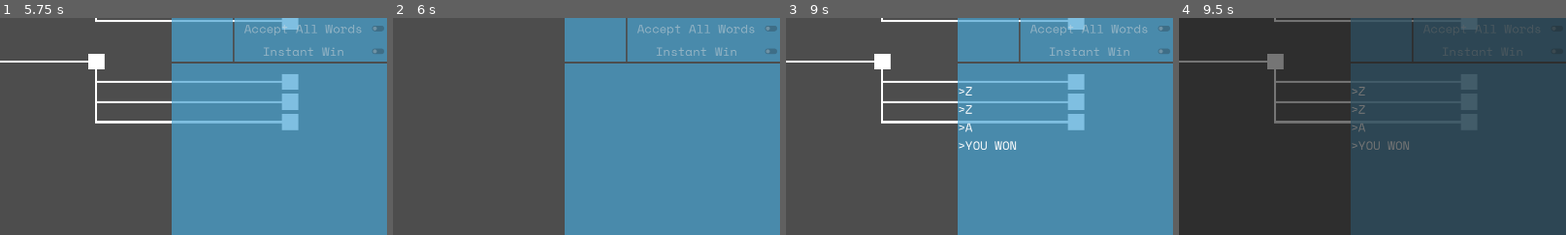
Above: before the commit, frames 1-4 (left to right).
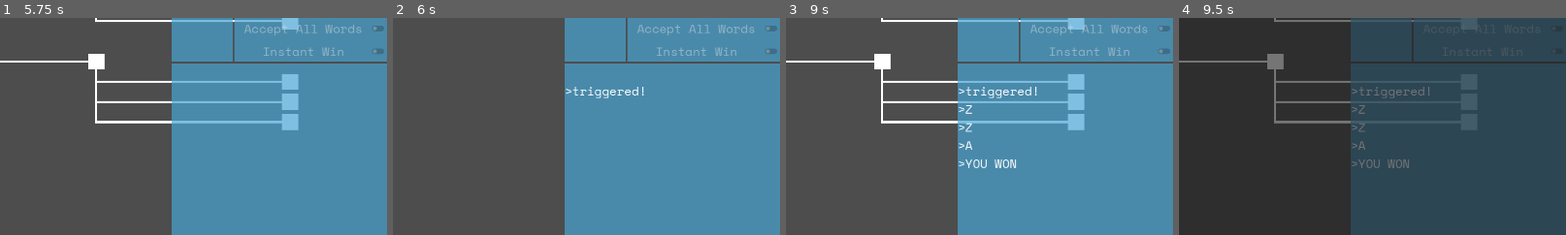
Above: after the commit, the same moments.

Repository: LucasMc17/CRYPTr
Game: Godot game, scene res://root.tscn
Two runs of this game, one before a commit and one after it. Both use one fixed random seed, a clock stepped at 60 frames per second and the inputs below.
Inputs (mouse positions are % of the whole screen's width and height, from its top left):
- Up to frame 1 (5.75 s): click (86, 98) at 0.52 s; type "12" at 0.6 s; click "NEW RUN" at 1.25 s; click "Accept All Letters" at 2 s; click "Accept All Letters" at 2.75 s; click "Accept All Words" at 3.5 s; click "Accept All Words" at 4.25 s; click "God Mode" at 5 s
- Up to frame 2 (6 s): tap Enter (enter) at 5.75, 5.85 s; move the mouse to (12, 2) at 5.77 s; hold Up (up) from 5.78 s (still down); click (12, 2) at 5.92 s
- Up to frame 3 (9 s): tap Space at 6.5, 8 s; move the mouse to (25, 75) at 6.52 s; release Up (up) at 6.53 s; hold Backspace (backspace) 6.53-7.28 s; tap Z at 6.6, 8.1 s; click (25, 75) at 6.67 s; tap Enter (enter) at 7.25, 7.35, 8.75, 8.85 s; move the mouse to (29, 75) at 7.27 s; hold Up (up) 7.28-8.78 s; click (29, 75) at 7.42 s; move the mouse to (32, 75) at 8.02 s; click (32, 75) at 8.17 s; move the mouse to (35, 75) at 8.77 s; hold A from 8.78 s (still down); click (35, 75) at 8.92 s
- Up to frame 4 (9.5 s): keep holding A; tap Escape (escape) at 9.4 s
The pictures show only the part of the screen within x 50-100%, y 43-93%; the shares and areas given below are measured in that part.

Frame 1 is identical in both runs. In frame 2, 0.3% of the frame differs, in the area x 44-65%, y 31-38%; in frame 3, 0.9%, in the area x 44-65%, y 31-70%; in frame 4, 0.7%.

Commit message:
event system ovehaul

Diff:
--- a/globals/events.gd
+++ b/globals/events.gd
@@ -1,49 +1,117 @@
 extends Node
 
 @warning_ignore_start("unused_signal")
+
+@abstract class ParamsObject:
+	var time : String
+
+	func _init():
+		time = Time.get_time_string_from_system()
 
 # RUN LIFECYCLE
 
 ## Emitted when the player clicks the new run button
 signal new_run_started()
+func emit_new_run_started():
+	new_run_started.emit()
+
 
 ## Emitted when the player clicks into a new match from the map screen.
-## Pass with an object matching this signature: { "encounter": EncounterRes }
-signal match_started(params : Dictionary[StringName, EncounterRes])
+signal match_started(params : MatchStartedParams)
+class MatchStartedParams extends ParamsObject:
+	var encounter : EncounterRes
+
+	func _init(param_encounter : EncounterRes):
+		super()
+		encounter = param_encounter
+func emit_match_started(encounter : EncounterRes):
+	match_started.emit(MatchStartedParams.new(encounter))
+
 
 ## Emitted when the player wins a match, typically combined with return_to_map
 signal match_won()
+func emit_match_won():
+	match_won.emit()
 
 ## Emitted when the player leaves an encounter and returns to the map.
-## Pass with an object matching this signature: { "new_map": bool }
-signal return_to_map(params : Dictionary[StringName, bool])
+signal return_to_map(params : ReturnToMapParams)
+class ReturnToMapParams extends ParamsObject:
+	var new_map : bool
+
+	func _init(param_new_map : bool):
+		super()
+		new_map = param_new_map
+func emit_return_to_map(new_map : bool):
+	return_to_map.emit(ReturnToMapParams.new(new_map))
 
 ## Emitted when a match is lost, forfeiting the run
 signal run_lost()
+func emit_run_lost():
+	run_lost.emit()
 
 ## Emitted when a run is paused.
-## Pass with an object matching this signature: { "menu_screen": StringName }
-signal paused(params : Dictionary[StringName, StringName])
+signal paused(params : PausedParams)
+class PausedParams extends ParamsObject:
+	var menu_screen : StringName
+
+	func _init(param_menu_screen : StringName):
+		super()
+		menu_screen = param_menu_screen
+func emit_paused(menu_screen : StringName = "Menu"):
+	paused.emit(PausedParams.new(menu_screen))
 
 ## Emitted when a run is unpaused
 signal unpaused()
+func emit_unpaused():
+	unpaused.emit()
 
 ## Emitted when the user elects to quit to the main menu of the game.
 signal quit_to_menu()
+func emit_quit_to_menu():
+	quit_to_menu.emit()
 
 # ENCOUNTER LIFECYCLE
 
 ## Emitted when the user left clicks on a cryptograph.
-## Pass with an object matching this signature: { "cryptograph_scene": Cryptograph, "remaining_discards": int, "letter": String }
-signal cryptograph_discarded(params : Dictionary[StringName, Cryptograph])
+signal cryptograph_discarded(params : CryptographDiscardedParams)
+class CryptographDiscardedParams extends ParamsObject:
+	var cryptograph_scene : Cryptograph
+	var remaining_discards : int
+	var letter : String
+
+	func _init(param_cryptograph_scene : Cryptograph, param_remaining_discards: int, param_letter : String):
+		super()
+		cryptograph_scene = param_cryptograph_scene
+		remaining_discards = param_remaining_discards
+		letter = param_letter
+func emit_cryptograph_discarded(cryptograph_scene : Cryptograph, remaining_discards: int, letter : String):
+	cryptograph_discarded.emit(CryptographDiscardedParams.new(cryptograph_scene, remaining_discards, letter))
 
 ## Emitted on each letter of the scored word in sequence.
-## Pass with an object matching this signature: { "letter": StringName }
-signal letter_scored(params : Dictionary[StringName, StringName])
+signal letter_scored(params : LetterScoredParams)
+class LetterScoredParams extends ParamsObject:
+	var letter : StringName
+
+	func _init(param_letter: StringName):
+		super()
+		letter = param_letter
+func emit_letter_scored(letter : StringName):
+	letter_scored.emit(LetterScoredParams.new(letter))
 
 ## Emitted when a valid word is scored.
-## Pass with an object matching this signature: { "word": String, "types": Dictionary[StringName, float], "attempts_left": int }
-signal word_scored(params : Dictionary)
+signal word_scored(params : WordScoredParams)
+class WordScoredParams extends ParamsObject:
+	var word : String
+	var types : Dictionary[StringName, float]
+	var attempts_remaining : int
+
+	func _init(param_word : String, param_types : Dictionary[StringName, float], param_attempts_remaining : int):
+		super()
+		word = param_word
+		types = param_types
+		attempts_remaining = param_attempts_remaining
+func emit_word_scored(word : String, types : Dictionary[StringName, float], attempts_left : int):
+	word_scored.emit(WordScoredParams.new(word, types, attempts_left))
 
 # DEBUG COMMANDS
 
--- a/resources/triggers/discard_triggers/on_consonant_discard_trigger.gd
+++ b/resources/triggers/discard_triggers/on_consonant_discard_trigger.gd
@@ -6,7 +6,5 @@
 	super()
 
 
-func filter(params : Dictionary) -> bool:
-	if params.has("letter") and "BCDFGHJKLMNPQRSTVWXYZ".contains(params.letter):
-		return true
-	return false
+func filter(params : Events.ParamsObject) -> bool:
+	return "BCDFGHJKLMNPQRSTVWXYZ".contains(params.letter)
--- a/resources/triggers/discard_triggers/on_discard_letter_trigger.gd
+++ b/resources/triggers/discard_triggers/on_discard_letter_trigger.gd
@@ -9,7 +9,5 @@
 	super()
 
 
-func filter(params : Dictionary) -> bool:
-	if params.has("letter") and params.letter == letter:
-		return true
-	return false
+func filter(params : Events.ParamsObject) -> bool:
+	return params.letter == letter
--- a/resources/triggers/discard_triggers/on_discard_trigger.gd
+++ b/resources/triggers/discard_triggers/on_discard_trigger.gd
@@ -6,5 +6,5 @@
 	super()
 
 
-func filter(_params : Dictionary) -> bool:
+func filter(_params : Events.ParamsObject) -> bool:
 	return true
--- a/resources/triggers/discard_triggers/on_final_discard_trigger.gd
+++ b/resources/triggers/discard_triggers/on_final_discard_trigger.gd
@@ -6,7 +6,5 @@
 	super()
 
 
-func filter(params : Dictionary) -> bool:
-	if params.has("remaining_discards"):
-		return params.remaining_discards == 0
-	return false
+func filter(params : Events.ParamsObject) -> bool:
+	return params.remaining_discards == 0
--- a/resources/triggers/discard_triggers/on_vowel_discard_trigger.gd
+++ b/resources/triggers/discard_triggers/on_vowel_discard_trigger.gd
@@ -6,7 +6,5 @@
 	super()
 
 
-func filter(params : Dictionary) -> bool:
-	if params.has("letter") and "AEIOU".contains(params.letter):
-		return true
-	return false
+func filter(params : Events.ParamsObject) -> bool:
+	return "AEIOU".contains(params.letter)
--- a/resources/triggers/lifecycle_triggers/on_encounter_trigger.gd
+++ b/resources/triggers/lifecycle_triggers/on_encounter_trigger.gd
@@ -6,5 +6,5 @@
 	super()
 
 
-func filter(_params : Dictionary) -> bool:
+func filter(_params) -> bool:
 	return true
--- a/resources/triggers/play_triggers/on_consonant_trigger.gd
+++ b/resources/triggers/play_triggers/on_consonant_trigger.gd
@@ -6,7 +6,5 @@
 	super()
 
 
-func filter(params : Dictionary) -> bool:
-	if params.has("letter") and "BCDFGHJKLMNPQRSTVWXYZ".contains(params.letter):
-		return true
-	return false
+func filter(params : Events.ParamsObject) -> bool:
+	return "BCDFGHJKLMNPQRSTVWXYZ".contains(params.letter)
--- a/resources/triggers/play_triggers/on_distinct_letter_trigger.gd
+++ b/resources/triggers/play_triggers/on_distinct_letter_trigger.gd
@@ -19,11 +19,9 @@
 	return len(result)
 
 
-func filter(params : Dictionary) -> bool:
-	if params.has("word"):
-		var distinct = _get_distinct(params.word)
-		if greater:
-			return distinct > distinct_target
-		else:
-			return distinct < distinct_target
-	return false
+func filter(params : Events.ParamsObject) -> bool:
+	var distinct = _get_distinct(params.word)
+	if greater:
+		return distinct > distinct_target
+	else:
+		return distinct < distinct_target
--- a/resources/triggers/play_triggers/on_final_word_trigger.gd
+++ b/resources/triggers/play_triggers/on_final_word_trigger.gd
@@ -6,7 +6,5 @@
 	super()
 
 
-func filter(params : Dictionary) -> bool:
-	if params.has("attempts_remaining"):
-		return params.attempts_remaining == 0
-	return false
+func filter(params : Events.ParamsObject) -> bool:
+	return params.attempts_remaining == 0
--- a/resources/triggers/play_triggers/on_letter_trigger.gd
+++ b/resources/triggers/play_triggers/on_letter_trigger.gd
@@ -10,7 +10,5 @@
 	super()
 
 
-func filter(params : Dictionary) -> bool:
-	if params.has("letter") and params.letter == letter:
-		return true
-	return false
+func filter(params : Events.ParamsObject) -> bool:
+	return params.letter == letter
--- a/resources/triggers/play_triggers/on_vowel_trigger.gd
+++ b/resources/triggers/play_triggers/on_vowel_trigger.gd
@@ -6,7 +6,5 @@
 	super()
 
 
-func filter(params : Dictionary) -> bool:
-	if params.has("letter") and "AEIOU".contains(params.letter):
-		return true
-	return false
+func filter(params : Events.ParamsObject) -> bool:
+	return "AEIOU".contains(params.letter)
--- a/resources/triggers/play_triggers/on_word_length_trigger.gd
+++ b/resources/triggers/play_triggers/on_word_length_trigger.gd
@@ -11,10 +11,8 @@
 	super()
 
 
-func filter(params : Dictionary) -> bool:
-	if params.has("word"):
-		if greater:
-			return len(params.word) > length
-		else:
-			return len(params.word) < length
-	return false
+func filter(params : Events.ParamsObject) -> bool:
+	if greater:
+		return len(params.word) > length
+	else:
+		return len(params.word) < length
--- a/resources/triggers/play_triggers/on_word_trigger.gd
+++ b/resources/triggers/play_triggers/on_word_trigger.gd
@@ -6,5 +6,5 @@
 	super()
 
 
-func filter(_params : Dictionary) -> bool:
+func filter(_params : Events.ParamsObject) -> bool:
 	return true
--- a/resources/triggers/play_triggers/on_word_type_trigger.gd
+++ b/resources/triggers/play_triggers/on_word_type_trigger.gd
@@ -8,7 +8,5 @@
 	events_signal = "word_scored"
 	super()
 
-func filter(params : Dictionary) -> bool:
-	if params.has("types") and params.types.has(word_type):
-		return true
-	return false
+func filter(params : Events.ParamsObject) -> bool:
+	return params.types.has(word_type)
--- a/resources/triggers/trigger.gd
+++ b/resources/triggers/trigger.gd
@@ -19,11 +19,11 @@
 
 ## Called whenever the designated signal (events_signal) is received to determine if the effects should be triggered.
 ## Returns true if effects should fire.
-@abstract func filter(params : Dictionary) -> bool
+@abstract func filter(params : Events.ParamsObject) -> bool
 
 
 ## Signal listener function that runs when the triggers designated signal is received.
-func _on_triggered(params : Dictionary) -> void:
+func _on_triggered(params : Events.ParamsObject) -> void:
 	if !filter(params):
 		return
-	DebugNode.print('triggered!')
+	DebugNode.print('triggered! ')
--- a/root.gd
+++ b/root.gd
@@ -1,6 +1,7 @@
 extends UISwitcher
 
 func _ready():
+	OnEncounterTrigger.new()
 	Events.new_run_started.connect(_on_new_run_started)
 	Events.quit_to_menu.connect(_on_quit_to_menu)
 	super()
--- a/slices/run/pause/screens/pause_menu/pause_menu.gd
+++ b/slices/run/pause/screens/pause_menu/pause_menu.gd
@@ -2,7 +2,7 @@
 ## The main menu of the pause screen, with buttons for switching to most other views.
 
 func _on_resume_button_pressed():
-	Events.unpaused.emit()
+	Events.emit_unpaused()
 
 
 func _on_stack_button_pressed():
@@ -10,5 +10,5 @@
 
 
 func _on_quit_button_pressed():
-	Events.unpaused.emit()
-	Events.quit_to_menu.emit()
+	Events.emit_unpaused()
+	Events.emit_quit_to_menu()
--- a/slices/run/run_screen.gd
+++ b/slices/run/run_screen.gd
@@ -19,22 +19,22 @@
 func _unhandled_input(_event):
 	if Input.is_action_just_pressed("escape"):
 		if paused:
-			Events.unpaused.emit()
+			Events.emit_unpaused()
 		else:
-			Events.paused.emit({"menu_screen": "Menu"})
+			Events.emit_paused()
 
 
-func _on_match_started(params : Dictionary) -> void:
+func _on_match_started(params : Events.MatchStartedParams) -> void:
 	var encounter = params.encounter
 	_run_switcher.transition('Encounter', {"encounter": encounter})
 
 
-func _on_map_returned(params : Dictionary) -> void:
-	_run_switcher.transition('Map', params)
+func _on_map_returned(params : Events.ReturnToMapParams) -> void:
+	_run_switcher.transition('Map', {"new_map": params.new_map})
 
 
-func _on_run_paused(params : Dictionary) -> void:
-	_pause_switcher.transition("Pause", params)
+func _on_run_paused(params : Events.PausedParams) -> void:
+	_pause_switcher.transition("Pause", {"menu_screen": params.menu_screen})
 	paused = true
 	get_tree().paused = true
 
--- a/slices/run/states/encounter/encounter.gd
+++ b/slices/run/states/encounter/encounter.gd
@@ -70,8 +70,8 @@
 	if "--debug-encounter" in OS.get_cmdline_args():
 		get_tree().quit(0)
 	else:
-		Events.match_won.emit()
-		Events.return_to_map.emit({"new_map": false})
+		Events.emit_match_won()
+		Events.emit_return_to_map(false)
 
 
 ## Signals that the encounter was lost, and ends the run.
@@ -81,7 +81,7 @@
 	if "--debug-encounter" in OS.get_cmdline_args():
 		get_tree().quit(0)
 	else:
-		Events.run_lost.emit()
+		Events.emit_run_lost()
 
 
 # TODO: A lot of this is going to change so we can iterate through a scored word with animations and sound effects. The score preview too.
@@ -91,8 +91,9 @@
 		Player.add_anagram(_word.text)
 		for letter in _word.text:
 			DebugNode.print(letter)
-			Events.letter_scored.emit({ "letter": letter })
-		Events.word_scored.emit({ "word": _word.text, "types": _scoring.score_object.additional_mults, "attempts_remaining": _attempts - 1})
+			Events.emit_letter_scored(letter)
+		Events.emit_word_scored(_word.text, _scoring.score_object.additional_mults, _attempts - 1)
+		# Events.word_scored.emit({ "word": _word.text, "types": _scoring.score_object.additional_mults, "attempts_remaining": _attempts - 1})
 		if DebugNode.instawin:
 			_win()
 			return
@@ -131,7 +132,7 @@
 
 func _on_hand_discarded(cryptograph : Cryptograph):
 	if _discards > 0:
-		Events.cryptograph_discarded.emit({ "cryptograph_scene": cryptograph, "remaining_discards": _discards - 1, "letter": cryptograph.resource.letter.character })
+		Events.emit_cryptograph_discarded(cryptograph, _discards - 1, cryptograph.resource.letter.character)
 		_hand.discard(cryptograph)
 		_word.clear()
 		_scoring.update_score_object(_word.text, _hand)
--- a/slices/run/states/encounter/scoring_module.gd
+++ b/slices/run/states/encounter/scoring_module.gd
@@ -65,7 +65,7 @@
 	## Name describing inputted word, based on word length.
 	var word_name : String
 	## Other multipliers based on special criteria.
-	var additional_mults : Dictionary[String, float] = {}
+	var additional_mults : Dictionary[StringName, float] = {}
 	## Final score after all multipliers are applied.
 	var total_score : float
 	## Utility Callable to convert the entity to a Dictionary for printing purposes.
--- a/slices/run/states/map/scenes/map_instance.gd
+++ b/slices/run/states/map/scenes/map_instance.gd
@@ -46,7 +46,7 @@
 				branch.bypass()
 
 	Player.current_encounter = map_node.encounter_resource
-	Events.match_started.emit({"encounter": map_node.encounter_resource})
+	Events.emit_match_started(map_node.encounter_resource)
 	_root_node.update_colors()
 
 
--- a/slices/start_screen/states/main_menu.gd
+++ b/slices/start_screen/states/main_menu.gd
@@ -1,4 +1,4 @@
 extends Switchable
 
 func _on_new_run_button_pressed():
-	Events.new_run_started.emit()
+	Events.emit_new_run_started()
